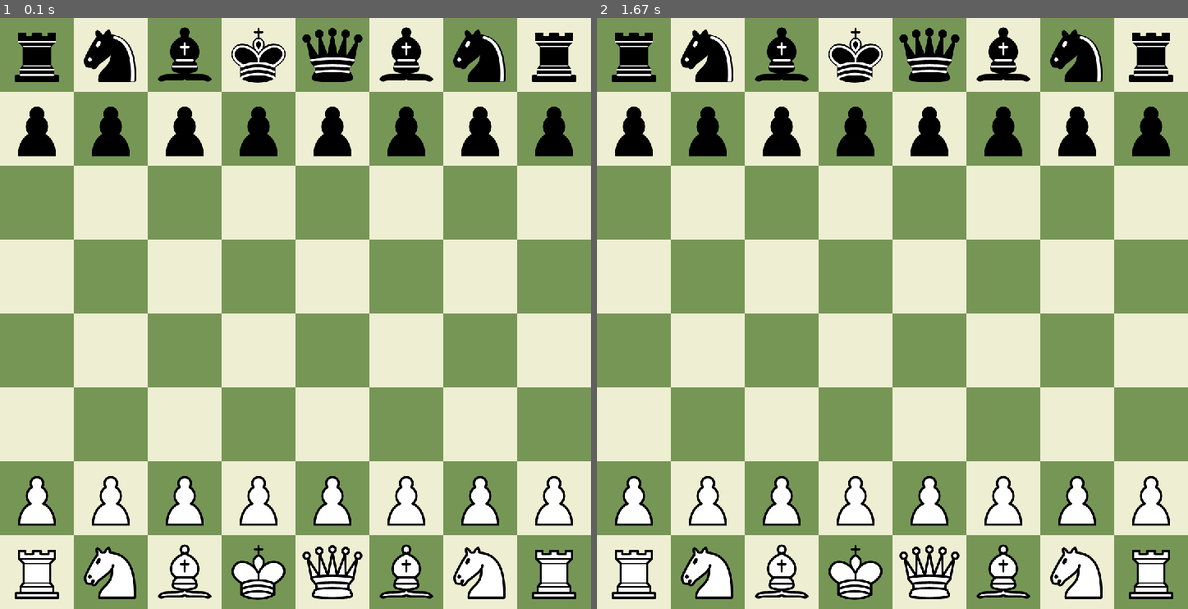
Above: before the commit, frames 1-2 (left to right).
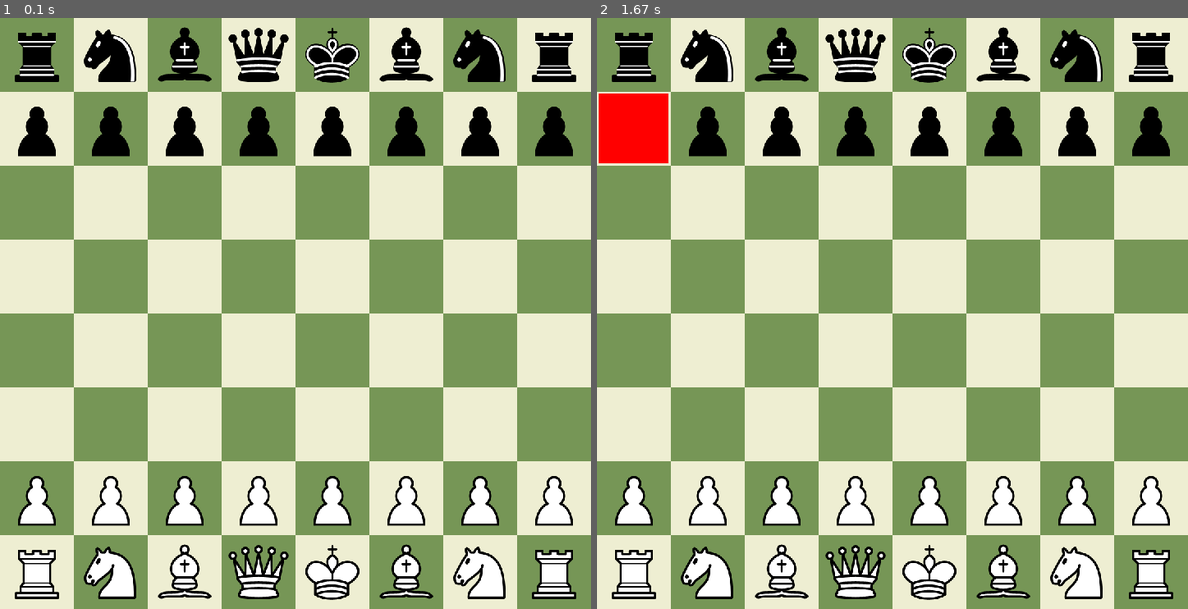
Above: after the commit, the same moments.

Repository: yorgokennos/ChessWithPyGame
Game: pygame game, started from main.py
Same seed, same stepped clock (60 frames per second), same inputs: the game is played once before the commit and once after it.
Inputs (mouse positions are in pixels of both pictures, inside the frame that each line leads up to):
- Up to frame 1 (0.1 s): no input
- Up to frame 2 (1.67 s): press the mouse at (632, 130) at 0.37 s; move the mouse to (667, 177) at 0.47 s; release the mouse at (709, 224) at 0.6 s

The runs differ from the first frame. In frame 1, 1.8% of the frame differs, in the area x 38-62%, y 1-99%; in frame 2, 3.1%, in the area x 0-62%, y 1-99%.

Commit message:
Update main.py
Added mouse click debugging statements, and piece click detection/coloring for a7pawn

Diff:
--- a/main.py
+++ b/main.py
@@ -32,105 +32,97 @@
 pygame.display.flip()
 
 
-#load in each image
+#changing pieces changing it to be a dictionary, of  dictionaries
+#   this way I have each piece, and it's location which I can update and keep track of
 pieces = {
-    'pawn_b': pygame.image.load("Pieces Images/pawn-b.svg"),
-    'pawn_w': pygame.image.load("Pieces Images/pawn-w.svg"),
-    'knight_b': pygame.image.load("Pieces Images/knight-b.svg"),
-    'knight_w': pygame.image.load("Pieces Images/knight-w.svg"),
-    'bishop_b': pygame.image.load("Pieces Images/bishop-b.svg"),
-    'bishop_w': pygame.image.load("Pieces Images/bishop-w.svg"),
-    'rook_b': pygame.image.load("Pieces Images/rook-b.svg"),
-    'rook_w': pygame.image.load("Pieces Images/rook-w.svg"),
-    'queen_b': pygame.image.load("Pieces Images/queen-b.svg"),
-    'queen_w': pygame.image.load("Pieces Images/queen-w.svg"),
-    'king_b': pygame.image.load("Pieces Images/king-b.svg"),
-    'king_w': pygame.image.load("Pieces Images/king-w.svg")
+    'pawn_b1': {'image': pygame.image.load("Pieces Images/pawn-b.svg"), 'position': (0, 1)},
+    'pawn_b2': {'image': pygame.image.load("Pieces Images/pawn-b.svg"), 'position': (1, 1)},
+    'pawn_b3': {'image': pygame.image.load("Pieces Images/pawn-b.svg"), 'position': (2, 1)},
+    'pawn_b4': {'image': pygame.image.load("Pieces Images/pawn-b.svg"), 'position': (3, 1)},
+    'pawn_b5': {'image': pygame.image.load("Pieces Images/pawn-b.svg"), 'position': (4, 1)},
+    'pawn_b6': {'image': pygame.image.load("Pieces Images/pawn-b.svg"), 'position': (5, 1)},
+    'pawn_b7': {'image': pygame.image.load("Pieces Images/pawn-b.svg"), 'position': (6, 1)},
+    'pawn_b8': {'image': pygame.image.load("Pieces Images/pawn-b.svg"), 'position': (7, 1)},
+
+    'pawn_w1': {'image': pygame.image.load("Pieces Images/pawn-w.svg"), 'position': (0, 6)},
+    'pawn_w2': {'image': pygame.image.load("Pieces Images/pawn-w.svg"), 'position': (1, 6)},
+    'pawn_w3': {'image': pygame.image.load("Pieces Images/pawn-w.svg"), 'position': (2, 6)},
+    'pawn_w4': {'image': pygame.image.load("Pieces Images/pawn-w.svg"), 'position': (3, 6)},
+    'pawn_w5': {'image': pygame.image.load("Pieces Images/pawn-w.svg"), 'position': (4, 6)},
+    'pawn_w6': {'image': pygame.image.load("Pieces Images/pawn-w.svg"), 'position': (5, 6)},
+    'pawn_w7': {'image': pygame.image.load("Pieces Images/pawn-w.svg"), 'position': (6, 6)},
+    'pawn_w8': {'image': pygame.image.load("Pieces Images/pawn-w.svg"), 'position': (7, 6)},
+
+    'knight_b1': {'image': pygame.image.load("Pieces Images/knight-b.svg"), 'position': (1, 0)},
+    'knight_b2': {'image': pygame.image.load("Pieces Images/knight-b.svg"), 'position': (6, 0)},
+
+    'knight_w1': {'image': pygame.image.load("Pieces Images/knight-w.svg"), 'position': (1, 7)},
+    'knight_w2': {'image': pygame.image.load("Pieces Images/knight-w.svg"), 'position': (6, 7)},
+
+    'bishop_b1': {'image': pygame.image.load("Pieces Images/bishop-b.svg"), 'position': (2, 0)},
+    'bishop_b2': {'image': pygame.image.load("Pieces Images/bishop-b.svg"), 'position': (5, 0)},
+
+    'bishop_w1': {'image': pygame.image.load("Pieces Images/bishop-w.svg"), 'position': (2, 7)},
+    'bishop_w2': {'image': pygame.image.load("Pieces Images/bishop-w.svg"), 'position': (5, 7)},
+
+    'rook_b1': {'image': pygame.image.load("Pieces Images/rook-b.svg"), 'position': (0, 0)},
+    'rook_b2': {'image': pygame.image.load("Pieces Images/rook-b.svg"), 'position': (7, 0)},
+
+    'rook_w1': {'image': pygame.image.load("Pieces Images/rook-w.svg"), 'position': (0, 7)},
+    'rook_w2': {'image': pygame.image.load("Pieces Images/rook-w.svg"), 'position': (7, 7)},
+
+    'queen_b': {'image': pygame.image.load("Pieces Images/queen-b.svg"), 'position': (3, 0)},
+    'queen_w': {'image': pygame.image.load("Pieces Images/queen-w.svg"), 'position': (3, 7)},
+
+    'king_b': {'image': pygame.image.load("Pieces Images/king-b.svg"), 'position': (4, 0)},
+    'king_w': {'image': pygame.image.load("Pieces Images/king-w.svg"), 'position': (4, 7)}
 }
 
 
 
-#re-scale all the pieces
+#scale for pieces size
 piece_size = 85
-
-for key in pieces:
-    pieces[key] = pygame.transform.scale(pieces[key], (piece_size,piece_size))
-
 
 #offset based on square size and piece size
 offset = (square_size - piece_size) // 2
 
 
-#list of rook positions
-rook_positions = [
-    ('rook_b', (0, 0)),
-    ('rook_b', (7, 0)),
-    ('rook_w', (0, 7)),
-    ('rook_w', (7, 7))
-]
-
-#list of knight positions
-knight_positions = [
-    ('knight_b', (1, 0)),
-    ('knight_b', (6, 0)),
-    ('knight_w', (1, 7)),
-    ('knight_w', (6, 7))
-]
-
-#list of bishop positions
-bishop_positions = [
-    ('bishop_b', (2, 0)),
-    ('bishop_b', (5, 0)),
-    ('bishop_w', (2, 7)),
-    ('bishop_w', (5, 7))
-]
-
-# list of queen positions
-queen_positions = [
-    ('queen_b', (4, 0)),
-    ('queen_w', (4, 7))
-]
-
-# list of king positions
-king_positions = [
-    ('king_b', (3, 0)),
-    ('king_w', (3, 7))
-]
+#resize each image via for loop
+for key in pieces:
+    pieces[key]['image'] = pygame.transform.scale(pieces[key]['image'], (piece_size, piece_size))
 
 
-#draw each black pawn
-for i in range(8):
-    surface.blit(pieces['pawn_b'], (i * square_size + offset, 1 * square_size + offset))
 
-#draw each white pawn
-for i in range(8):
-    surface.blit(pieces['pawn_w'], (i * square_size + offset, 6 * square_size + offset))
-
-#draw each rook
-for piece, (x, y) in rook_positions:
-    surface.blit(pieces[piece], (x * square_size + offset, y * square_size + offset))
-
-#draw each knight
-for piece, (x, y) in knight_positions:
-    surface.blit(pieces[piece],(x * square_size + offset, y * square_size + offset))
-
-#draw each bishop
-for piece, (x, y) in bishop_positions:
-    surface.blit(pieces[piece], (x * square_size + offset, y * square_size + offset))
-
-#draw both queens
-for piece, (x, y) in queen_positions:
-    surface.blit(pieces[piece], (x * square_size + offset, y * square_size + offset))
-
-#draw both kings
-for piece, (x, y) in king_positions:
-    surface.blit(pieces[piece], (x * square_size + offset, y * square_size + offset))
+# draw the pieces
+for piece_key, piece in pieces.items():
+    surface.blit(piece['image'], (piece['position'][0] * square_size + offset, piece['position'][1] * square_size + offset))
 
 
 #"Render" drawings?????? CHECK THIS VERBAGE
 pygame.display.flip()
 
+
+
+#print the position (x, y) of each piece
+print( square_size * pieces['pawn_b1']['position'][0] + offset)
+print( square_size * pieces['pawn_b1']['position'][1] + offset)
+
+
+# rectangular "view" of piece
+pawn_b1_rect = pieces['pawn_b1']['image'].get_rect()
+pawn_b1_rect.topleft = (pieces['pawn_b1']['position'][0] * square_size + offset, pieces['pawn_b1']['position'][1] * square_size + offset)
+
+print(pawn_b1_rect.topleft)
+print(pawn_b1_rect.topright)
+print(pawn_b1_rect.bottomleft)
+print(pawn_b1_rect.bottomright)
+
+
 while running:
+
+    #setting cursor for fun
+    pygame.mouse.set_cursor(*pygame.cursors.diamond)
+
     # poll for events
     # pygame.QUIT event means the user clicked X to close your window
     for event in pygame.event.get():
@@ -138,6 +130,31 @@
             running = False
 
 
+        #detecting left mouse press down
+        elif event.type == pygame.MOUSEBUTTONDOWN:
+            if event.button == 1: #1 = left_mouse   2 = scroll  3 = right_mouse
+                print("left mouse button pressed")
+                mx, my = pygame.mouse.get_pos()
+                print( pygame.mouse.get_pos())
+
+                #check if mouse press is on a piece
+                if pawn_b1_rect.collidepoint(mx, my):
+                    #change color of "piece" clicked
+                    pygame.draw.rect(surface, (255, 0, 0), pawn_b1_rect)  # Draw red rectangle over the piece_rect area
+                    pygame.display.flip()
+
+        #detecting left mouse depress
+        elif event.type == pygame.MOUSEBUTTONUP:
+            if event.button == 1:
+                print("left mouse has been de-pressed")
+                print( pygame.mouse.get_pos())
+
+
+
+    #[left_button, #scroll_button, #right_button]
+    #[bool, bool, bool]
+    #print(pygame.mouse.get_pressed())
+
     clock.tick(60)  # limits FPS to 60
 
 pygame.quit()
